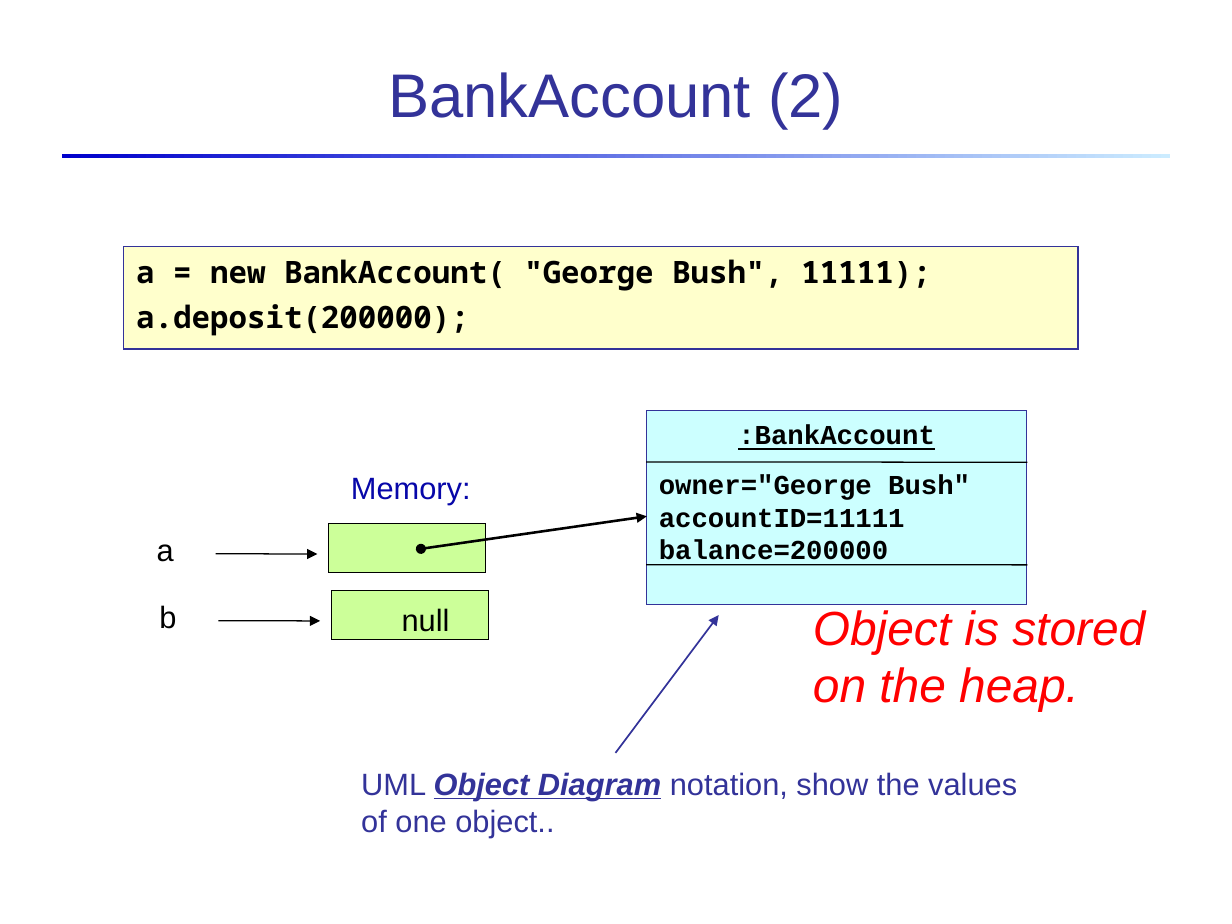
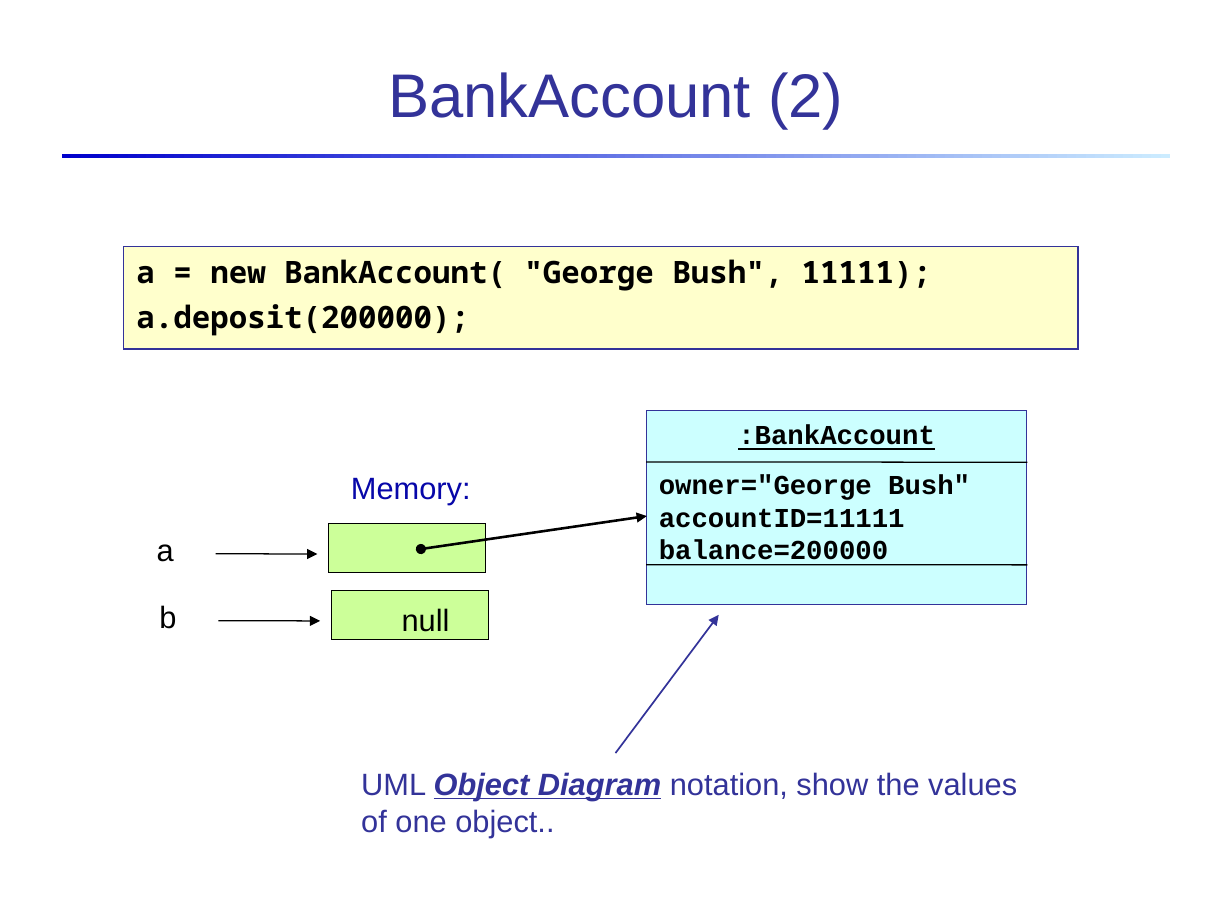
Before and after one commit to skeoop/skeoop.github.io, a slide deck: slide 12 of week1/4-Object-References.ppt (slide 11 before the commit). Drawn at 1232x924 pixels with LibreOffice and Linux fonts; fonts in the diff are those of the drawing. Boxes give left, top, right and bottom in pixels: in the first picture for what was removed or moved away, otherwise in the second. Text is boxed around its words. In the diff, an @@ line names an element or a change of style, - is before the commit and + after.

```diff
--- a/week1/4-Object-References.ppt
+++ b/week1/4-Object-References.ppt
@@ text removed at bbox=[813, 610, 1145, 712] @@
-Object is stored on the heap.
```
Also in this commit, not shown: 1 slide added, 1 slide removed, 12 other files.
